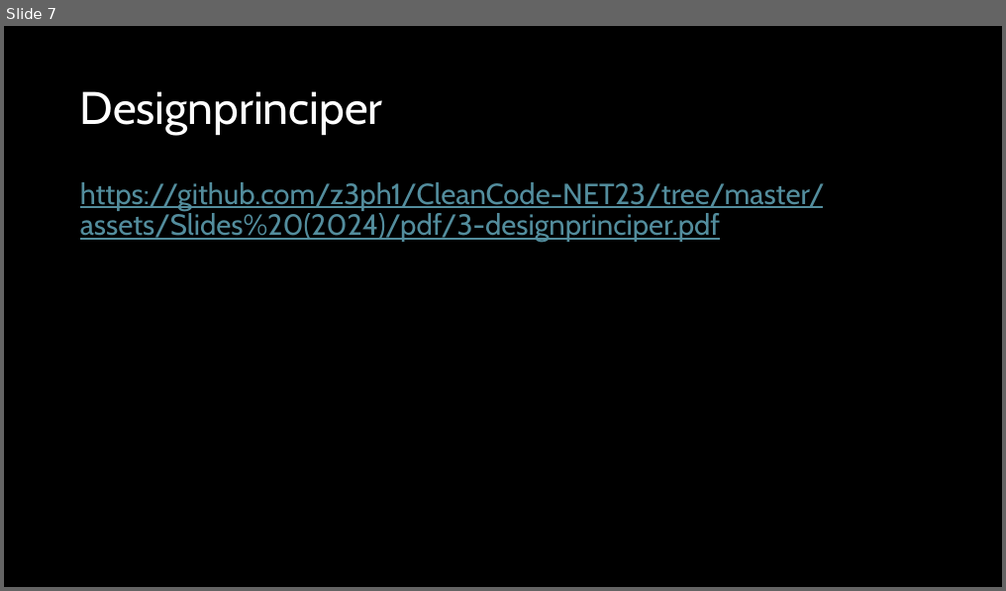
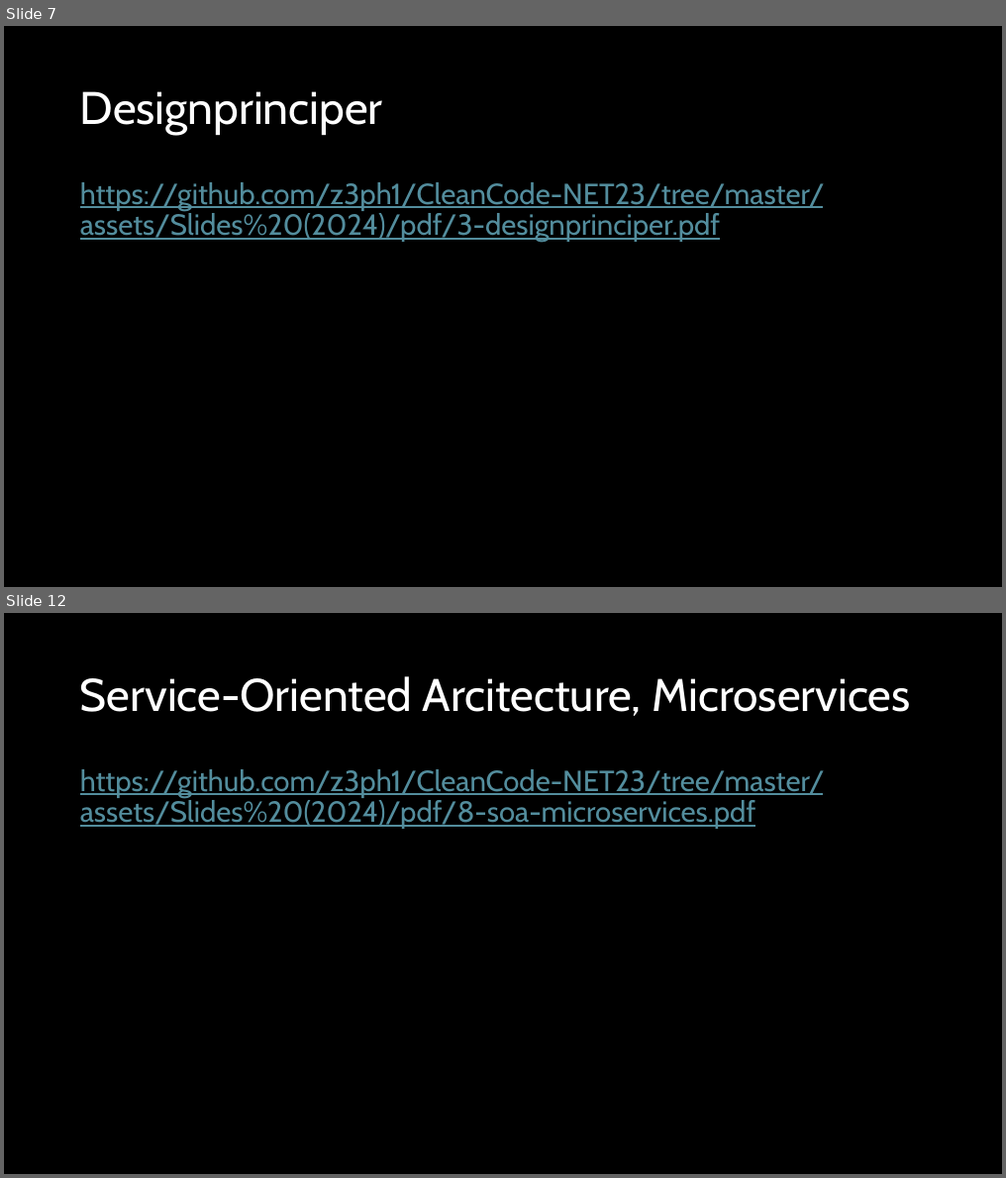
Before and after one commit to z3ph1/CleanCode-NET23, a slide deck: assets/Slides (2024)/pptx/1-cleancode.pptx. Shown one above the other, each under a label of ours: slide 7 before the commit, slides 7 and 12 after it; the slides between them are not shown. The pictures are 1006x591 and 1006x1178 pixels, drawn with LibreOffice and Linux fonts; fonts in the diff are those of the drawing. Boxes give left, top, right and bottom in pixels: in the first picture for what was removed or moved away, otherwise in the second. Text is boxed around its words. In the diff, an @@ line names an element or a change of style, - is before the commit and + after.

```diff
--- a/assets/Slides (2024)/pptx/1-cleancode.pptx
+++ b/assets/Slides (2024)/pptx/1-cleancode.pptx
@@ slide 12 added at bbox=[4, 613, 1002, 1174], background #000000 @@
@@ title added at bbox=[80, 676, 910, 716], 44 pt, text #FFFFFF @@
+Service-Oriented Arcitecture, Microservices
@@ text added at bbox=[80, 769, 825, 829], 28 pt, text #538D9D, underline @@
+https://github.com/z3ph1/CleanCode-NET23/tree/master/assets/Slides%20(2024)/pdf/8-soa-microservices.pdf
```
Also in this commit, not shown: 5 other slides added, 28 other files.
